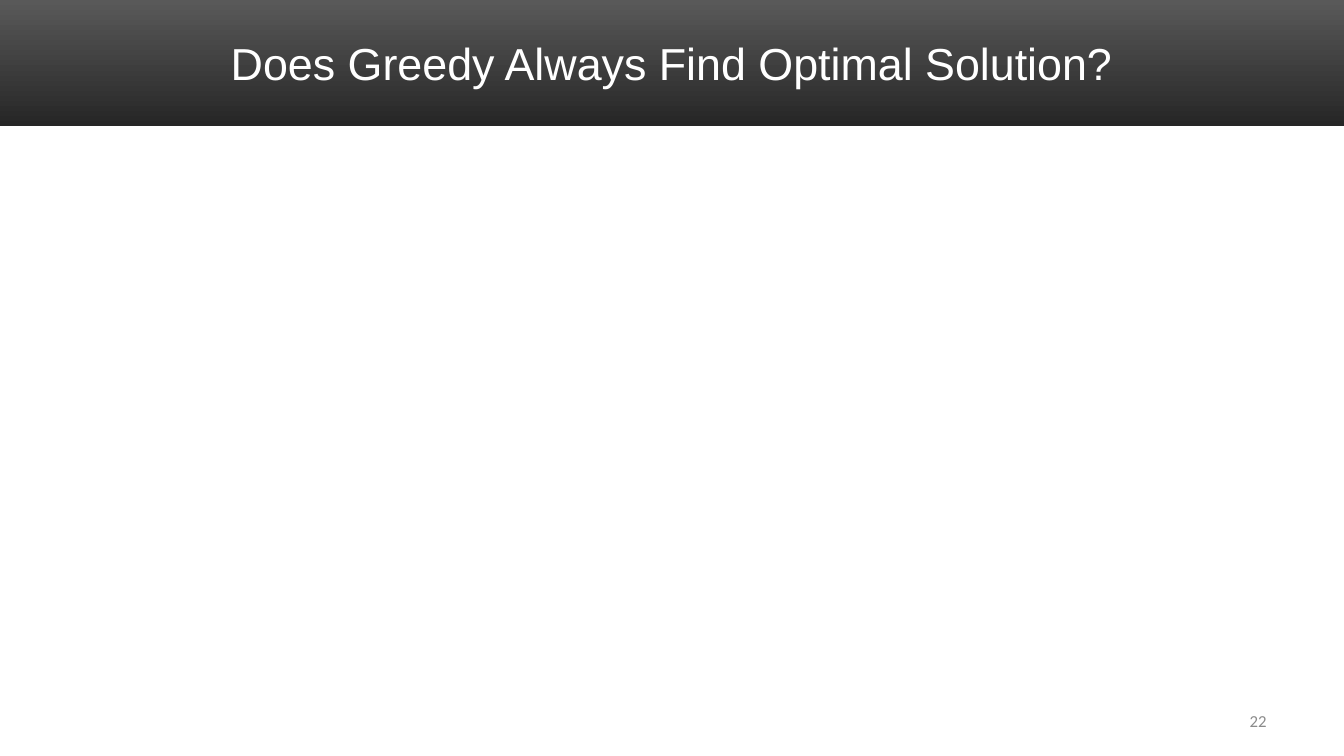
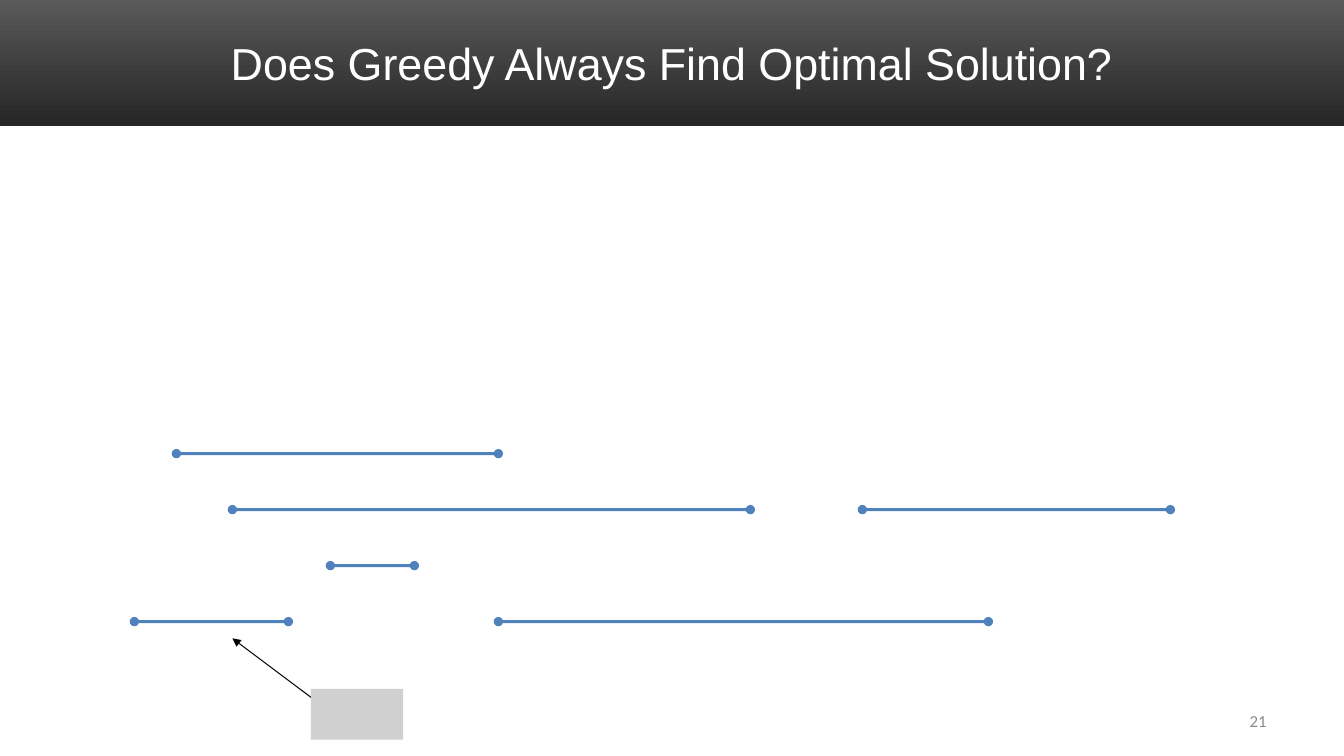
Before and after one commit to markfloryan/dsa2, a slide deck: slide 21 of slides/04-ActivitySelect.pptx (slide 22 before the commit). Drawn at 1344x756 pixels with LibreOffice and Linux fonts; fonts in the diff are those of the drawing; grey boxes stand for pictures. Boxes give left, top, right and bottom in pixels: in the first picture for what was removed or moved away, otherwise in the second. Text is boxed around its words. In the diff, an @@ line names an element or a change of style, - is before the commit and + after.

```diff
--- a/slides/04-ActivitySelect.pptx
+++ b/slides/04-ActivitySelect.pptx
@@ group added at <box>134,454,1171,622</box>: 6 double arrows @@
@@ arrow added from (334, 714) to (233, 638), #000000 0.75 pt @@
@@ picture added at <box>311,689,403,739</box> @@
@@ page number at <box>1250,716,1267,727</box>: text changed @@
-22
+21
```
Also in this commit, not shown: 5 other slides changed, 1 slide removed, 2 other files.
